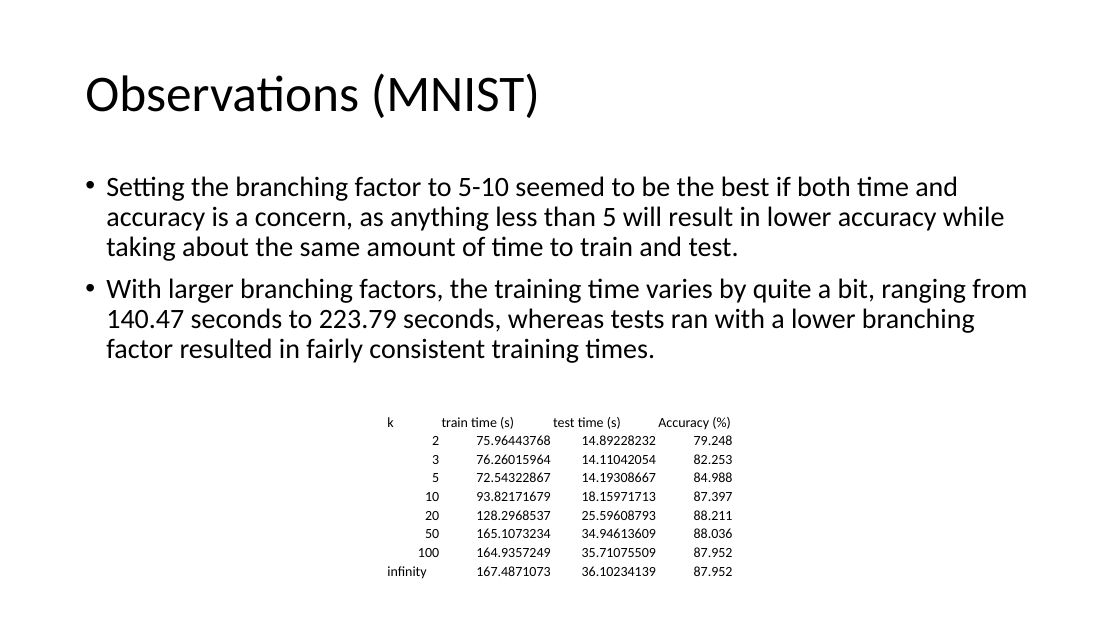
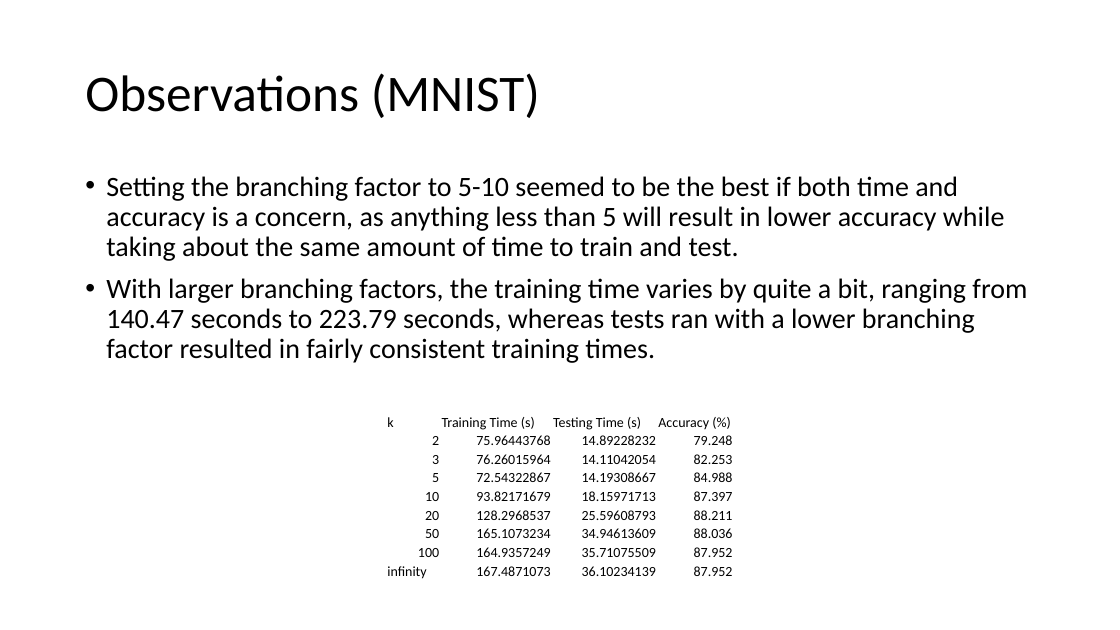
Before and after one commit to jayricco/AIFinalProject, a slide deck: slide 4 of Project/aipresentation.pptx. Drawn at 1120x630 pixels with LibreOffice and Linux fonts; fonts in the diff are those of the drawing. Boxes give left, top, right and bottom in pixels: in the first picture for what was removed or moved away, otherwise in the second. Text is boxed around its words. In the diff, an @@ line names an element or a change of style, - is before the commit and + after.

Commit message:
added stuff from presentation into the write up

```diff
--- a/Project/aipresentation.pptx
+++ b/Project/aipresentation.pptx
@@ table at box(386, 413, 734, 583) @@
-row 1, column 2: train time (s)
+row 1, column 2: Training Time (s)
-row 1, column 3: test time (s)
+row 1, column 3: Testing Time (s)
```
Also in this commit, not shown: 5 other files.
